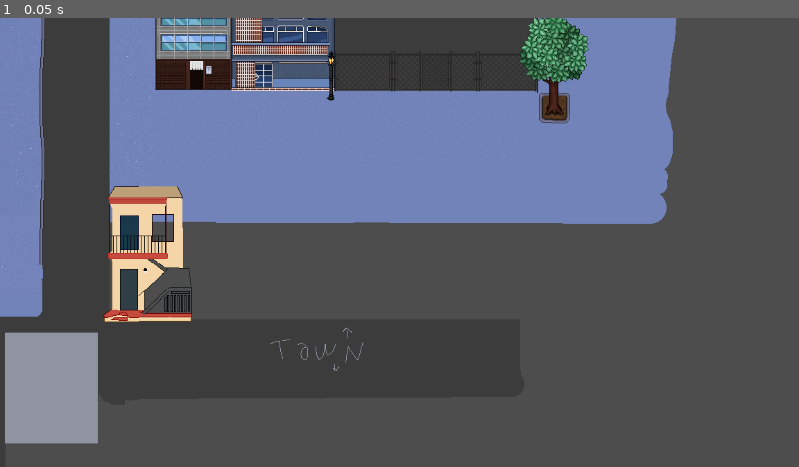
Above: before the commit, frame 1.
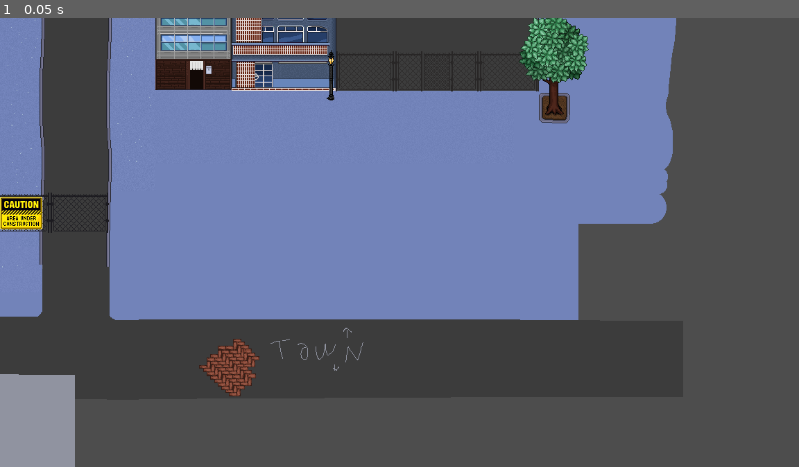
Above: after the commit, the same moment.

Repository: porkbrain/dont-count-the-sheep
Game: Godot game, scene res://assets/scenes/downtown.tscn
Same seed, same stepped clock (60 frames per second), same inputs: the game is played once before the commit and once after it. The project has no main scene, so this scene is started directly.
Inputs:
- Up to frame 1 (0.05 s): no input

The runs differ from the first frame. In frame 1, 17% of the frame differs, in the area x 0-73%, y 0-100%.

Commit message:
Shaperka (#98)
* appartment update, construction site

* basic alchemy scene added, variety of cups and pots

* selfcheckout basic ui

* buildings in downtown

* beachfront & basement & door

---------

Co-authored-by: shaperka <161528618+shaperka@users.noreply.github.com>

Diff:
--- /dev/null
+++ b/main_game/assets/apartment/selfcheckout.tscn
@@ -0,0 +1,8 @@
+[gd_scene load_steps=2 format=3 uid="uid://cmvy8057o8v52"]
+
+[ext_resource type="Texture2D" uid="uid://c0rhbymcv26ls" path="res://assets/mall/selfcheckout ui.png" id="1_jd5e4"]
+
+[node name="Node2D" type="Node2D"]
+
+[node name="SelfcheckoutUi" type="Sprite2D" parent="."]
+texture = ExtResource("1_jd5e4")
--- /dev/null
+++ b/main_game/assets/scenes/alchemy.tscn
@@ -0,0 +1,61 @@
+[gd_scene load_steps=12 format=3 uid="uid://ct56ht7ur0t0f"]
+
+[ext_resource type="Texture2D" uid="uid://dcer01q7xv8ia" path="res://assets/alchemy/bg.png" id="1_74288"]
+[ext_resource type="Texture2D" uid="uid://3ggxvu4wvtcb" path="res://assets/alchemy/tea_box.png" id="2_x3my5"]
+[ext_resource type="Texture2D" uid="uid://cswqu52p4ag0o" path="res://assets/alchemy/teapot_teal.png" id="3_0pq5q"]
+[ext_resource type="Texture2D" uid="uid://cllt2xgn1jrdt" path="res://assets/alchemy/teapot_red.png" id="3_wij4x"]
+[ext_resource type="Texture2D" uid="uid://cyurmhys8esne" path="res://assets/alchemy/spoon.png" id="5_hjsa6"]
+[ext_resource type="Texture2D" uid="uid://c8ih8etw43coe" path="res://assets/alchemy/travel_cup_lavender.png" id="6_d35pb"]
+[ext_resource type="Texture2D" uid="uid://x83a5p2kcrbi" path="res://assets/alchemy/travel_cup_teal.png" id="7_hhmnr"]
+[ext_resource type="Texture2D" uid="uid://btigpyo866en0" path="res://assets/alchemy/podlozka_shadows.png" id="8_52jx3"]
+[ext_resource type="Texture2D" uid="uid://dbgbvfbydn1qw" path="res://assets/alchemy/sun_tea.png" id="9_ewqpb"]
+[ext_resource type="Texture2D" uid="uid://q6vrwa5soyby" path="res://assets/alchemy/lavender_tea.png" id="10_vkvkw"]
+[ext_resource type="Texture2D" uid="uid://dlc4uicxk3l14" path="res://assets/alchemy/tea_detail.png" id="11_q702v"]
+
+[node name="Node2D" type="Node2D"]
+
+[node name="Bg" type="Sprite2D" parent="."]
+z_index = -2
+position = Vector2(8, -2)
+texture = ExtResource("1_74288")
+
+[node name="TeaBox" type="Sprite2D" parent="."]
+position = Vector2(174, -28)
+texture = ExtResource("2_x3my5")
+
+[node name="TeapotTeal" type="Sprite2D" parent="."]
+position = Vector2(-49, 2)
+texture = ExtResource("3_0pq5q")
+
+[node name="TeapotRed" type="Sprite2D" parent="."]
+position = Vector2(-49, 2)
+texture = ExtResource("3_wij4x")
+
+[node name="Spoon" type="Sprite2D" parent="."]
+position = Vector2(-209, 83)
+texture = ExtResource("5_hjsa6")
+
+[node name="TravelCupLavender" type="Sprite2D" parent="."]
+position = Vector2(-213, -80)
+texture = ExtResource("6_d35pb")
+
+[node name="TravelCupTeal" type="Sprite2D" parent="."]
+position = Vector2(-213, -80)
+texture = ExtResource("7_hhmnr")
+
+[node name="PodlozkaShadows" type="Sprite2D" parent="."]
+z_index = -1
+position = Vector2(8, -1)
+texture = ExtResource("8_52jx3")
+
+[node name="SunTea" type="Sprite2D" parent="."]
+position = Vector2(138, 40)
+texture = ExtResource("9_ewqpb")
+
+[node name="LavenderTea" type="Sprite2D" parent="."]
+position = Vector2(210, -13)
+texture = ExtResource("10_vkvkw")
+
+[node name="TeaDetail" type="Sprite2D" parent="."]
+position = Vector2(12, 27)
+texture = ExtResource("11_q702v")
--- a/main_game/assets/scenes/apartment.tscn
+++ b/main_game/assets/scenes/apartment.tscn
@@ -1,21 +1,26 @@
-[gd_scene load_steps=72 format=3 uid="uid://dyrtqlwb1xtvf"]
-
-[ext_resource type="Texture2D" uid="uid://ciwlf0c0gyyyq" path="res://assets/apartment/bg.png" id="1_310fv"]
-[ext_resource type="Texture2D" uid="uid://bycuegh5eiofi" path="res://assets/apartment/cupboard.png" id="2_c00iy"]
-[ext_resource type="Texture2D" uid="uid://kytoyoyhjxxv" path="res://assets/apartment/cloud_atlas.png" id="2_dx2fn"]
-[ext_resource type="Texture2D" uid="uid://dn0f5bt32acd5" path="res://assets/apartment/backwall_furniture.png" id="2_l5qi7"]
-[ext_resource type="Texture2D" uid="uid://2nr502qjl1fn" path="res://assets/apartment/hallway.png" id="3_j8n3v"]
-[ext_resource type="Texture2D" uid="uid://d4gt4aikjid7a" path="res://assets/apartment/meditation_chair.png" id="3_j21xo"]
-[ext_resource type="Texture2D" uid="uid://d07qq5e0nd3h1" path="res://assets/apartment/toilet.png" id="4_5m0ph"]
-[ext_resource type="Texture2D" uid="uid://cq4dga042qxr" path="res://assets/apartment/elevator_atlas.png" id="4_oy5kx"]
-[ext_resource type="Texture2D" uid="uid://btsd7or6tk701" path="res://assets/apartment/laundry_basket.png" id="5_1layt"]
-[ext_resource type="Texture2D" uid="uid://kbsekm7v1fbk" path="res://assets/apartment/shoerack.png" id="9_aon56"]
-[ext_resource type="Texture2D" uid="uid://cxrax8hnp6oxo" path="res://assets/apartment/kitchen_table.png" id="10_xlbad"]
-[ext_resource type="Texture2D" uid="uid://iwunrdjegi2a" path="res://assets/apartment/brown_light_door_atlas.png" id="11_843ty"]
-[ext_resource type="Texture2D" uid="uid://mn6fsc2pn682" path="res://assets/apartment/fridge.png" id="12_wmkhs"]
-[ext_resource type="Texture2D" uid="uid://cqsdb5tp644w6" path="res://assets/apartment/vending_machine_atlas.png" id="14_1rrw2"]
-[ext_resource type="Texture2D" uid="uid://3212443mchtu" path="res://assets/apartment/brown_dark_door_atlas.png" id="15_uv0h5"]
-[ext_resource type="Texture2D" uid="uid://p6o4g707hml2" path="res://assets/apartment/package.png" id="16_xbi0t"]
+[gd_scene load_steps=77 format=3 uid="uid://dyrtqlwb1xtvf"]
+
+[ext_resource type="Texture2D" uid="uid://bricm0td6wv0a" path="res://assets/apartment/bg.png" id="1_310fv"]
+[ext_resource type="Texture2D" uid="uid://d4nio84mwac6h" path="res://assets/apartment/cupboard.png" id="2_c00iy"]
+[ext_resource type="Texture2D" uid="uid://d2307x8vnar88" path="res://assets/apartment/cloud_atlas.png" id="2_dx2fn"]
+[ext_resource type="Texture2D" uid="uid://bpyb6wjdu5d8i" path="res://assets/apartment/backwall_furniture.png" id="2_l5qi7"]
+[ext_resource type="Texture2D" uid="uid://tnf5osf57sy7" path="res://assets/apartment/hallway.png" id="3_j8n3v"]
+[ext_resource type="Texture2D" uid="uid://b0ri10adnfj07" path="res://assets/apartment/meditation_chair.png" id="3_j21xo"]
+[ext_resource type="Texture2D" uid="uid://cr0db66rcmgi4" path="res://assets/apartment/toilet.png" id="4_5m0ph"]
+[ext_resource type="Texture2D" uid="uid://bysxl6vneopup" path="res://assets/apartment/elevator_atlas.png" id="4_oy5kx"]
+[ext_resource type="Texture2D" uid="uid://b670eis7td4i2" path="res://assets/apartment/laundry_basket.png" id="5_1layt"]
+[ext_resource type="Texture2D" uid="uid://bhjx5gwvbw685" path="res://assets/apartment/shoerack.png" id="9_aon56"]
+[ext_resource type="Texture2D" uid="uid://iggm6gyhovjb" path="res://assets/apartment/kitchen_table.png" id="10_xlbad"]
+[ext_resource type="Texture2D" uid="uid://bpf0ynledh1b3" path="res://assets/apartment/brown_light_door_atlas.png" id="11_843ty"]
+[ext_resource type="Texture2D" uid="uid://cka1ouskra27" path="res://assets/apartment/fridge.png" id="12_wmkhs"]
+[ext_resource type="Texture2D" uid="uid://ci14c8skwcj7l" path="res://assets/apartment/vending_machine_atlas.png" id="14_1rrw2"]
+[ext_resource type="Texture2D" uid="uid://cr11n5q0emwcs" path="res://assets/apartment/brown_dark_door_atlas.png" id="15_uv0h5"]
+[ext_resource type="Texture2D" uid="uid://cmjj0i8krpajr" path="res://assets/apartment/package.png" id="16_xbi0t"]
+[ext_resource type="Texture2D" uid="uid://bq1om7k0xupt4" path="res://assets/downtown/water_bottle_empty.png" id="17_je4lx"]
+[ext_resource type="Texture2D" uid="uid://jjh251d55ix0" path="res://assets/apartment/extraRoom.png" id="18_21dkk"]
+[ext_resource type="Texture2D" uid="uid://c3xdnoi54w2b5" path="res://assets/apartment/policka_kocka.png" id="19_u2nxq"]
+[ext_resource type="Texture2D" uid="uid://cjba1m2q05bip" path="res://assets/apartment/skrabadlo.png" id="20_v30ey"]
+[ext_resource type="Texture2D" uid="uid://dmx1wicn8ly5v" path="res://assets/apartment/can.png" id="21_4e0f2"]
 
 [sub_resource type="AtlasTexture" id="AtlasTexture_nte4w"]
 atlas = ExtResource("2_dx2fn")
@@ -513,7 +518,7 @@
 [node name="HallwayEntity" type="Node" parent="VendingMachine"]
 
 [node name="HallwayDoor1" type="AnimatedSprite2D" parent="."]
-position = Vector2(-152.5, 112)
+position = Vector2(-152.5, 110)
 sprite_frames = SubResource("SpriteFrames_j7cpw")
 
 [node name="YSort" type="Node2D" parent="HallwayDoor1"]
@@ -522,7 +527,7 @@
 [node name="HallwayEntity" type="Node" parent="HallwayDoor1"]
 
 [node name="HallwayDoor2" type="AnimatedSprite2D" parent="."]
-position = Vector2(26, 112)
+position = Vector2(51, 110)
 sprite_frames = SubResource("SpriteFrames_j7cpw")
 
 [node name="YSort" type="Node2D" parent="HallwayDoor2"]
@@ -537,3 +542,24 @@
 
 [node name="InspectLabel" type="Node" parent="Package"]
 metadata/label = "Open package"
+
+[node name="WaterBottleEmpty" type="Sprite2D" parent="."]
+position = Vector2(-98, -68)
+texture = ExtResource("17_je4lx")
+
+[node name="ExtraRoom" type="Sprite2D" parent="."]
+z_index = -4
+position = Vector2(0, 128)
+texture = ExtResource("18_21dkk")
+
+[node name="PolickaKocka" type="Sprite2D" parent="."]
+position = Vector2(93, 119)
+texture = ExtResource("19_u2nxq")
+
+[node name="Skrabadlo" type="Sprite2D" parent="."]
+position = Vector2(190, 118)
+texture = ExtResource("20_v30ey")
+
+[node name="Can" type="Sprite2D" parent="."]
+position = Vector2(102, 107)
+texture = ExtResource("21_4e0f2")
--- a/main_game/assets/scenes/downtown.tscn
+++ b/main_game/assets/scenes/downtown.tscn
@@ -14,7 +14,15 @@
 [ext_resource type="Texture2D" uid="uid://qjb3dquepnch" path="res://assets/downtown/truck.png" id="12_mwj3x"]
 [ext_resource type="Texture2D" uid="uid://cs4xyldoxgtxg" path="res://assets/downtown/tree.png" id="13_7q235"]
 [ext_resource type="Texture2D" uid="uid://b7r70khewajh0" path="res://assets/downtown/lamp.png" id="14_8uy80"]
-[ext_resource type="Texture2D" uid="uid://b3l3d28gta56i" path="res://assets/downtown/water_bottle.png" id="15_08gmr"]
+[ext_resource type="Texture2D" uid="uid://d3swa0vc5iitv" path="res://assets/downtown/briza.png" id="16_xr53b"]
+[ext_resource type="Texture2D" uid="uid://lgsyrvis4y80" path="res://assets/downtown/wired_fence.png" id="17_5ai3x"]
+[ext_resource type="Texture2D" uid="uid://bneahsxtb6wpe" path="res://assets/downtown/front_field.png" id="18_yr0u5"]
+[ext_resource type="Texture2D" uid="uid://bq3fw5e27w801" path="res://assets/downtown/house_plantshoptrio.png" id="19_fdu3c"]
+[ext_resource type="Texture2D" uid="uid://dcl4guw8e72nh" path="res://assets/downtown/compound_gate.png" id="20_o0xfm"]
+[ext_resource type="Texture2D" uid="uid://bbvuyahml5l4l" path="res://assets/downtown/umbrella_chair.png" id="20_sy6x1"]
+[ext_resource type="Texture2D" uid="uid://cvg4gqeelonji" path="res://assets/downtown/water_bottle_half.png" id="21_8m32a"]
+[ext_resource type="Texture2D" uid="uid://dy8urm75tam2x" path="res://assets/downtown/construction_site_sign.png" id="22_m6eml"]
+[ext_resource type="Texture2D" uid="uid://bqhuebro50e5n" path="res://assets/downtown/tower.png" id="23_7ng4s"]
 
 [sub_resource type="AtlasTexture" id="AtlasTexture_5i4a5"]
 atlas = ExtResource("2_vxd7e")
@@ -52,28 +60,6 @@
 position = Vector2(230, 95)
 texture = ExtResource("1_ac7tb")
 
-[node name="AcAtlas" type="AnimatedSprite2D" parent="."]
-z_index = -4
-position = Vector2(-686, -30)
-sprite_frames = SubResource("SpriteFrames_q1mli")
-frame_progress = 0.564611
-
-[node name="Waterdispenser" type="Sprite2D" parent="."]
-position = Vector2(-352, -55)
-texture = ExtResource("3_mnq47")
-
-[node name="BambooRooftop" type="Sprite2D" parent="."]
-position = Vector2(-401, -56)
-texture = ExtResource("4_uahdt")
-
-[node name="RecycleBin" type="Sprite2D" parent="."]
-position = Vector2(-66, -40)
-texture = ExtResource("5_her3o")
-
-[node name="Cone" type="Sprite2D" parent="."]
-position = Vector2(-66, 42)
-texture = ExtResource("6_4cklq")
-
 [node name="RecycleBin2" type="Sprite2D" parent="."]
 position = Vector2(382, -217)
 texture = ExtResource("5_her3o")
@@ -108,25 +94,17 @@
 texture = ExtResource("9_gwh2v")
 
 [node name="TrashcanTables" type="Sprite2D" parent="."]
-position = Vector2(-293, 165)
-texture = ExtResource("10_nyc25")
-
-[node name="Beer" type="Sprite2D" parent="."]
-position = Vector2(-323, 121)
-texture = ExtResource("11_e3pff")
-
-[node name="Beer2" type="Sprite2D" parent="."]
-position = Vector2(-574, 131)
+position = Vector2(-325, 107)
+texture = ExtResource("10_nyc25")
+
+[node name="Beer" type="Sprite2D" parent="TrashcanTables"]
+position = Vector2(-2, -13)
 texture = ExtResource("11_e3pff")
 
 [node name="Beer3" type="Sprite2D" parent="."]
 position = Vector2(-846, -336)
 texture = ExtResource("11_e3pff")
 
-[node name="Truck" type="Sprite2D" parent="."]
-position = Vector2(-634, 432)
-texture = ExtResource("12_mwj3x")
-
 [node name="Tree" type="Sprite2D" parent="."]
 position = Vector2(799, 72)
 texture = ExtResource("13_7q235")
@@ -155,6 +133,175 @@
 position = Vector2(614, -235)
 texture = ExtResource("14_8uy80")
 
-[node name="WaterBottle" type="Sprite2D" parent="."]
-position = Vector2(-439, 184)
-texture = ExtResource("15_08gmr")
+[node name="WiredFence4" type="Sprite2D" parent="."]
+position = Vector2(525, -64)
+texture = ExtResource("17_5ai3x")
+
+[node name="FrontField" type="Sprite2D" parent="."]
+z_index = -2
+position = Vector2(630, 7)
+texture = ExtResource("18_yr0u5")
+
+[node name="WiredFence5" type="Sprite2D" parent="."]
+position = Vector2(733, -63)
+texture = ExtResource("17_5ai3x")
+
+[node name="WiredFence6" type="Sprite2D" parent="."]
+position = Vector2(648, -63)
+texture = ExtResource("17_5ai3x")
+
+[node name="HousePlantshoptrio" type="Sprite2D" parent="."]
+z_index = -3
+position = Vector2(293, -297)
+texture = ExtResource("19_fdu3c")
+
+[node name="RoofMall" type="Node2D" parent="."]
+
+[node name="Cone" type="Sprite2D" parent="RoofMall"]
+position = Vector2(-66, 42)
+texture = ExtResource("6_4cklq")
+
+[node name="Waterdispenser" type="Sprite2D" parent="RoofMall"]
+position = Vector2(-352, -55)
+texture = ExtResource("3_mnq47")
+
+[node name="AcAtlas" type="AnimatedSprite2D" parent="RoofMall"]
+z_index = -4
+position = Vector2(-686, -30)
+sprite_frames = SubResource("SpriteFrames_q1mli")
+autoplay = "default"
+frame = 2
+frame_progress = 1.0
+
+[node name="BambooRooftop" type="Sprite2D" parent="RoofMall"]
+position = Vector2(-401, -56)
+texture = ExtResource("4_uahdt")
+
+[node name="TrashcanTables6" type="Sprite2D" parent="RoofMall"]
+position = Vector2(-555, -10)
+texture = ExtResource("10_nyc25")
+
+[node name="TrashcanTables3" type="Sprite2D" parent="RoofMall"]
+position = Vector2(-293, 146)
+texture = ExtResource("10_nyc25")
+
+[node name="TrashcanTables5" type="Sprite2D" parent="RoofMall"]
+position = Vector2(-262, 105)
+texture = ExtResource("10_nyc25")
+
+[node name="TrashcanTables4" type="Sprite2D" parent="RoofMall"]
+position = Vector2(-631, 29)
+texture = ExtResource("10_nyc25")
+
+[node name="UmbrellaChair2" type="Sprite2D" parent="RoofMall"]
+position = Vector2(-423, 159)
+texture = ExtResource("20_sy6x1")
+
+[node name="WaterBottleHalf" type="Sprite2D" parent="RoofMall/UmbrellaChair2"]
+position = Vector2(-13, 25)
+texture = ExtResource("21_8m32a")
+
+[node name="UmbrellaChair" type="Sprite2D" parent="RoofMall"]
+position = Vector2(-565, 111)
+texture = ExtResource("20_sy6x1")
+
+[node name="Beer2" type="Sprite2D" parent="RoofMall/UmbrellaChair"]
+position = Vector2(-10, 24)
+texture = ExtResource("11_e3pff")
+
+[node name="RecycleBin" type="Sprite2D" parent="RoofMall"]
+position = Vector2(-66, -40)
+texture = ExtResource("5_her3o")
+
+[node name="compound" type="Node2D" parent="."]
+
+[node name="fences" type="Node2D" parent="compound"]
+
+[node name="CompoundGate" type="Sprite2D" parent="compound/fences"]
+z_index = -4
+position = Vector2(-357, -372)
+texture = ExtResource("20_o0xfm")
+
+[node name="WiredFence" type="Sprite2D" parent="compound/fences"]
+z_index = -2
+position = Vector2(-844, -368)
+texture = ExtResource("17_5ai3x")
+
+[node name="WiredFence2" type="Sprite2D" parent="compound/fences"]
+z_index = -2
+position = Vector2(-929, -368)
+texture = ExtResource("17_5ai3x")
+
+[node name="WiredFence3" type="Sprite2D" parent="compound/fences"]
+z_index = -2
+position = Vector2(-1014, -368)
+texture = ExtResource("17_5ai3x")
+
+[node name="WiredFence7" type="Sprite2D" parent="compound/fences"]
+z_index = -4
+position = Vector2(130, -368)
+texture = ExtResource("17_5ai3x")
+
+[node name="WiredFence8" type="Sprite2D" parent="compound/fences"]
+z_index = -4
+position = Vector2(291, -366)
+texture = ExtResource("17_5ai3x")
+
+[node name="WiredFence9" type="Sprite2D" parent="compound/fences"]
+z_index = -4
+position = Vector2(376, -366)
+texture = ExtResource("17_5ai3x")
+
+[node name="Briza" type="Sprite2D" parent="compound"]
+position = Vector2(-32, -589)
+texture = ExtResource("16_xr53b")
+
+[node name="UmbrellaChair" type="Sprite2D" parent="."]
+position = Vector2(-432, 31)
+texture = ExtResource("20_sy6x1")
+
+[node name="parking" type="Node2D" parent="."]
+
+[node name="Truck" type="Sprite2D" parent="parking"]
+position = Vector2(-634, 432)
+texture = ExtResource("12_mwj3x")
+
+[node name="TrashcanTables2" type="Sprite2D" parent="parking"]
+position = Vector2(-677, 507)
+texture = ExtResource("10_nyc25")
+
+[node name="Beer4" type="Sprite2D" parent="parking/TrashcanTables2"]
+position = Vector2(-2, -14)
+texture = ExtResource("11_e3pff")
+
+[node name="TrashcanTables7" type="Sprite2D" parent="parking"]
+position = Vector2(-617, 508)
+texture = ExtResource("10_nyc25")
+
+[node name="TrashcanTables8" type="Sprite2D" parent="parking"]
+position = Vector2(-645, 544)
+texture = ExtResource("10_nyc25")
+
+[node name="TrashcanTables9" type="Sprite2D" parent="parking"]
+position = Vector2(-678, 576)
+texture = ExtResource("10_nyc25")
+
+[node name="TrashcanTables10" type="Sprite2D" parent="parking"]
+position = Vector2(-615, 582)
+texture = ExtResource("10_nyc25")
+
+[node name="WiredFence" type="Sprite2D" parent="."]
+position = Vector2(114.5, 280.5)
+texture = ExtResource("17_5ai3x")
+
+[node name="WiredFence2" type="Sprite2D" parent="."]
+position = Vector2(29.5, 280.5)
+texture = ExtResource("17_5ai3x")
+
+[node name="ConstructionSiteSign" type="Sprite2D" parent="WiredFence2"]
+position = Vector2(1.5, 1)
+texture = ExtResource("22_m6eml")
+
+[node name="Tower" type="Sprite2D" parent="."]
+position = Vector2(-189, -1000)
+texture = ExtResource("23_7ng4s")
--- /dev/null
+++ b/main_game/assets/scenes/first_floor.tscn
@@ -0,0 +1,153 @@
+[gd_scene load_steps=20 format=3 uid="uid://b4jfxrl5rqnne"]
+
+[ext_resource type="Texture2D" uid="uid://dlcvynlwo2q02" path="res://assets/apartment/hallway2.png" id="1_qvhxd"]
+[ext_resource type="Texture2D" uid="uid://bysxl6vneopup" path="res://assets/apartment/elevator_atlas.png" id="2_xfh4m"]
+[ext_resource type="Texture2D" uid="uid://cr11n5q0emwcs" path="res://assets/apartment/brown_dark_door_atlas.png" id="3_kqg41"]
+[ext_resource type="Texture2D" uid="uid://bil2jg7iigaq1" path="res://assets/apartment/utility_door_atlas.png" id="4_ekau8"]
+
+[sub_resource type="AtlasTexture" id="AtlasTexture_0m8kt"]
+atlas = ExtResource("3_kqg41")
+region = Rect2(0, 0, 27, 52)
+
+[sub_resource type="AtlasTexture" id="AtlasTexture_cv1n4"]
+atlas = ExtResource("3_kqg41")
+region = Rect2(28, 0, 27, 52)
+
+[sub_resource type="SpriteFrames" id="SpriteFrames_c3prb"]
+animations = [{
+"frames": [{
+"duration": 1.0,
+"texture": SubResource("AtlasTexture_0m8kt")
+}, {
+"duration": 1.0,
+"texture": SubResource("AtlasTexture_cv1n4")
+}],
+"loop": false,
+"name": &"default",
+"speed": 1.0
+}]
+
+[sub_resource type="AtlasTexture" id="AtlasTexture_n0t2h"]
+atlas = ExtResource("2_xfh4m")
+region = Rect2(0, 0, 51, 57)
+
+[sub_resource type="AtlasTexture" id="AtlasTexture_s6ur5"]
+atlas = ExtResource("2_xfh4m")
+region = Rect2(55, 0, 51, 57)
+
+[sub_resource type="AtlasTexture" id="AtlasTexture_75jdg"]
+atlas = ExtResource("2_xfh4m")
+region = Rect2(110, 0, 51, 57)
+
+[sub_resource type="AtlasTexture" id="AtlasTexture_4gfy3"]
+atlas = ExtResource("2_xfh4m")
+region = Rect2(165, 0, 51, 57)
+
+[sub_resource type="AtlasTexture" id="AtlasTexture_jhc0q"]
+atlas = ExtResource("2_xfh4m")
+region = Rect2(220, 0, 51, 57)
+
+[sub_resource type="AtlasTexture" id="AtlasTexture_npugd"]
+atlas = ExtResource("2_xfh4m")
+region = Rect2(275, 0, 51, 57)
+
+[sub_resource type="AtlasTexture" id="AtlasTexture_1nea5"]
+atlas = ExtResource("2_xfh4m")
+region = Rect2(330, 0, 51, 57)
+
+[sub_resource type="AtlasTexture" id="AtlasTexture_2slx6"]
+atlas = ExtResource("2_xfh4m")
+region = Rect2(385, 0, 51, 57)
+
+[sub_resource type="SpriteFrames" id="SpriteFrames_yt0x5"]
+animations = [{
+"frames": [{
+"duration": 1.0,
+"texture": SubResource("AtlasTexture_n0t2h")
+}, {
+"duration": 1.0,
+"texture": SubResource("AtlasTexture_s6ur5")
+}, {
+"duration": 1.0,
+"texture": SubResource("AtlasTexture_75jdg")
+}, {
+"duration": 1.0,
+"texture": SubResource("AtlasTexture_4gfy3")
+}, {
+"duration": 1.0,
+"texture": SubResource("AtlasTexture_jhc0q")
+}, {
+"duration": 1.0,
+"texture": SubResource("AtlasTexture_npugd")
+}, {
+"duration": 1.0,
+"texture": SubResource("AtlasTexture_1nea5")
+}, {
+"duration": 1.0,
+"texture": SubResource("AtlasTexture_2slx6")
+}],
+"loop": false,
+"name": &"default",
+"speed": 5.0
+}]
+
+[sub_resource type="AtlasTexture" id="AtlasTexture_rnymp"]
+atlas = ExtResource("4_ekau8")
+region = Rect2(0, 0, 27, 52)
+
+[sub_resource type="AtlasTexture" id="AtlasTexture_r4c07"]
+atlas = ExtResource("4_ekau8")
+region = Rect2(27, 0, 27, 52)
+
+[sub_resource type="SpriteFrames" id="SpriteFrames_lgcyy"]
+animations = [{
+"frames": [{
+"duration": 1.0,
+"texture": SubResource("AtlasTexture_rnymp")
+}, {
+"duration": 1.0,
+"texture": SubResource("AtlasTexture_r4c07")
+}],
+"loop": false,
+"name": &"default",
+"speed": 1.0
+}]
+
+[node name="Node2D" type="Node2D"]
+
+[node name="HallwayBg" type="Sprite2D" parent="."]
+z_index = -2
+texture = ExtResource("1_qvhxd")
+
+[node name="HallwayEntity" type="Node" parent="HallwayBg"]
+
+[node name="HallwayDoor2" type="AnimatedSprite2D" parent="HallwayBg"]
+position = Vector2(51, 109)
+sprite_frames = SubResource("SpriteFrames_c3prb")
+
+[node name="YSort" type="Node2D" parent="HallwayBg/HallwayDoor2"]
+position = Vector2(0, 18)
+
+[node name="HallwayEntity" type="Node" parent="HallwayBg/HallwayDoor2"]
+
+[node name="Elevator" type="AnimatedSprite2D" parent="."]
+z_index = -1
+position = Vector2(-201.5, 49.5)
+sprite_frames = SubResource("SpriteFrames_yt0x5")
+
+[node name="HallwayEntity" type="Node" parent="Elevator"]
+
+[node name="InspectLabel" type="Node" parent="Elevator"]
+metadata/zone = "ElevatorZone"
+metadata/action = "EnterElevator"
+metadata/label = "Elevator"
+metadata/category = "Default"
+
+[node name="BasementDoor" type="AnimatedSprite2D" parent="."]
+position = Vector2(-280, 55)
+sprite_frames = SubResource("SpriteFrames_lgcyy")
+
+[node name="YSort" type="Node2D" parent="BasementDoor"]
+position = Vector2(0, 18)
+
+[node name="HallwayEntity" type="Node" parent="BasementDoor"]
--- a/main_game/assets/scenes/mall.tscn
+++ b/main_game/assets/scenes/mall.tscn
@@ -67,9 +67,11 @@
 texture = ExtResource("5_g377o")
 
 [node name="Storage" type="Sprite2D" parent="."]
-position = Vector2(-63, 89)
+position = Vector2(-60, 89)
 texture = ExtResource("6_egw2s")
 
 [node name="MallGate" type="Sprite2D" parent="."]
 position = Vector2(140, 114)
 texture = ExtResource("7_34v1c")
+
+[node name="AnimatedSprite2D" type="AnimatedSprite2D" parent="."]
--- /dev/null
+++ b/main_game/assets/scenes/selfcheckout.tscn
@@ -0,0 +1,8 @@
+[gd_scene load_steps=2 format=3 uid="uid://cmvy8057o8v52"]
+
+[ext_resource type="Texture2D" uid="uid://c0rhbymcv26ls" path="res://assets/mall/selfcheckout_ui.png" id="1_jd5e4"]
+
+[node name="Node2D" type="Node2D"]
+
+[node name="SelfcheckoutUi" type="Sprite2D" parent="."]
+texture = ExtResource("1_jd5e4")
--- a/main_game/assets/scenes/twinpeaks_apartment.tscn
+++ b/main_game/assets/scenes/twinpeaks_apartment.tscn
@@ -1,8 +1,9 @@
-[gd_scene load_steps=4 format=3 uid="uid://qrq4qd72bkgp"]
+[gd_scene load_steps=5 format=3 uid="uid://qrq4qd72bkgp"]
 
 [ext_resource type="Texture2D" uid="uid://p2vei5la1m3i" path="res://assets/twinpeaks_apartment/twinpeaks_bg.png" id="1_cqoh4"]
 [ext_resource type="Texture2D" uid="uid://dgh7pxmg8k4yg" path="res://assets/twinpeaks_apartment/bed_plain.png" id="2_x34s0"]
 [ext_resource type="Texture2D" uid="uid://c40aoo40c6ysm" path="res://assets/twinpeaks_apartment/shower.png" id="3_i5k2w"]
+[ext_resource type="Texture2D" uid="uid://cvg4gqeelonji" path="res://assets/downtown/water_bottle_half.png" id="4_8j1mb"]
 
 [node name="TwinPeaksApartment" type="Node2D"]
 
@@ -17,3 +18,7 @@
 [node name="Shower" type="Sprite2D" parent="."]
 position = Vector2(199, 60)
 texture = ExtResource("3_i5k2w")
+
+[node name="WaterBottleHalf" type="Sprite2D" parent="."]
+position = Vector2(25, -34)
+texture = ExtResource("4_8j1mb")
Binary file added: main_game/assets/alchemy/bg.png
Binary file added: main_game/assets/alchemy/lavender_tea.png
Binary file added: main_game/assets/alchemy/podlozka_shadows.png
Binary file added: main_game/assets/alchemy/spoon.png
Binary file added: main_game/assets/alchemy/sun_tea.png
Binary file added: main_game/assets/alchemy/tea_box.png
Binary file added: main_game/assets/alchemy/tea_detail.png
Binary file added: main_game/assets/alchemy/teapot_red.png
Binary file added: main_game/assets/alchemy/teapot_teal.png
Binary file added: main_game/assets/alchemy/travel_cup_lavender.png
Binary file added: main_game/assets/alchemy/travel_cup_teal.png
Binary file changed: main_game/assets/apartment/backwall_furniture.png
(and 27 more such lines)
